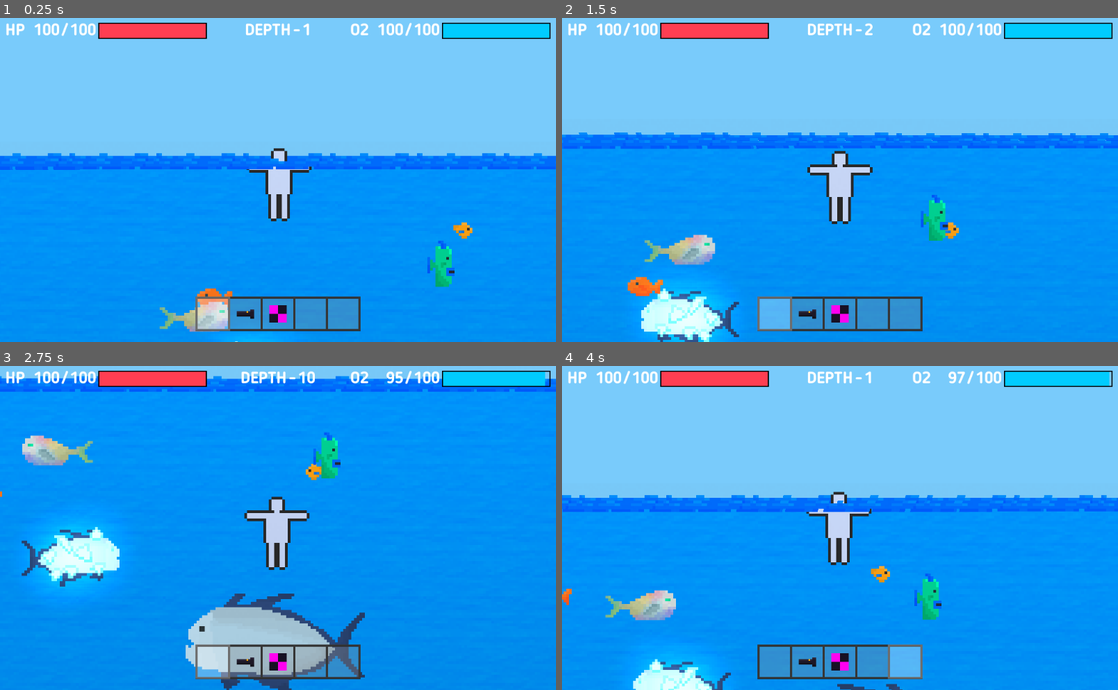
Above: before the commit, frames 1-4 (two rows, left to right).
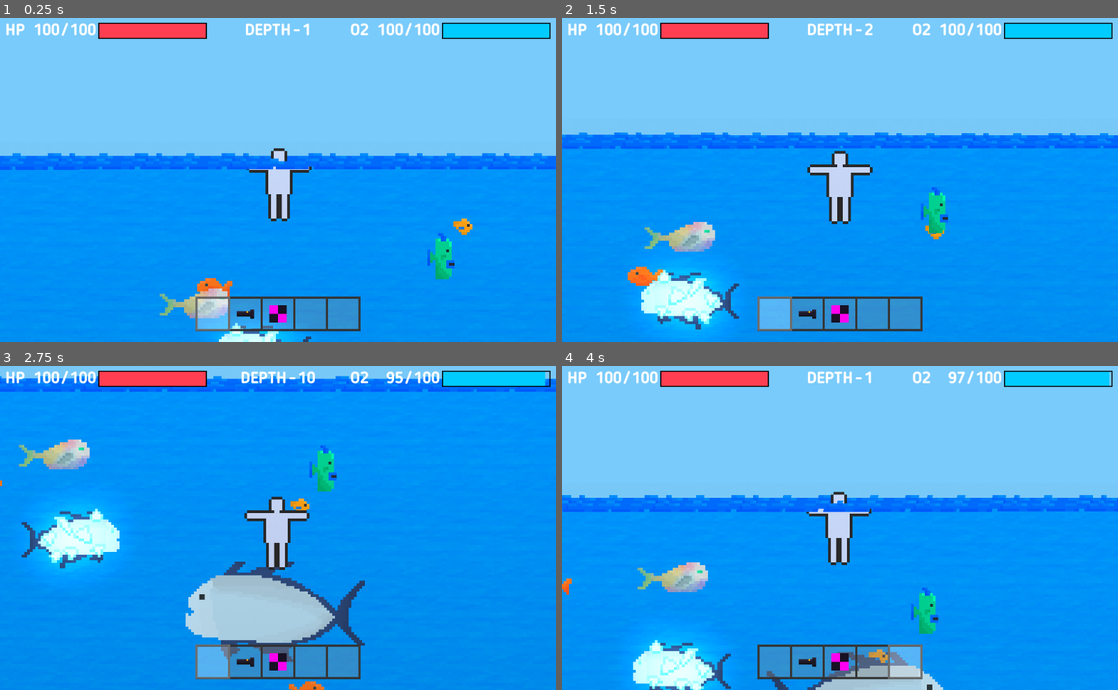
Above: after the commit, the same moments.

Repository: eliaperantoni/fisherman
Game: Godot game, scene res://scenes/main/Main.tscn
The game is run twice, just before and just after one commit, with the same random seed, the same clock (stepped at 60 frames per second) and the same inputs.
Inputs (mouse positions are in pixels of both pictures, inside the frame that each line leads up to):
- Up to frame 1 (0.25 s): no input
- Up to frame 2 (1.5 s): tap Enter at 0.5 s; move the mouse to (962, 163) at 0.52 s; hold Right (ui_right) 0.53-1.28 s; click (962, 163) at 0.6 s; move the mouse to (728, 196) at 1.27 s; hold Down (ui_down) from 1.28 s (still down); tap Shift at 1.35 s
- Up to frame 3 (2.75 s): move the mouse to (333, 456) at 2.02 s; release Down (ui_down) at 2.03 s; hold Right (ui_right) from 2.03 s (still down); tap 1 at 2.1 s
- Up to frame 4 (4 s): move the mouse to (812, 592) at 2.77 s; release Right (ui_right) at 2.78 s; hold Up (ui_up) 2.78-3.53 s; tap 5 at 2.85 s; move the mouse to (1006, 576) at 3.52 s; hold Left (ui_left) from 3.53 s (still down); click (1006, 576) at 3.6 s

The runs differ from the first frame. In frame 1, 2.4% of the frame differs, in the area x 28-85%, y 61-100%; in frame 2, 4.7%; in frame 3, 11%, in the area x 0-66%, y 20-100%; in frame 4, 5.9%.

Commit message:
Fixed fish spawn max depth and collisions with floor

Diff:
--- a/scenes/floor/tiles/FloorTile.tscn
+++ b/scenes/floor/tiles/FloorTile.tscn
@@ -9,6 +9,7 @@
 texture = ExtResource( 1 )
 
 [node name="RigidBody2D" type="RigidBody2D" parent="."]
+collision_mask = 3
 mode = 1
 physics_material_override = SubResource( 1 )
 
--- a/scenes/main/spawner.gd
+++ b/scenes/main/spawner.gd
@@ -19,5 +19,5 @@
 
 func _generate_random_coords() -> Vector2:
 	var x = rand_range(-600, 600)
-	var y = rand_range(10, 3000)
+	var y = rand_range(10, 2700)
 	return Vector2(x, y)
--- a/scenes/mobs/FishPassive.tscn
+++ b/scenes/mobs/FishPassive.tscn
@@ -9,6 +9,7 @@
 [node name="RigidBody" type="RigidBody2D"]
 collision_layer = 2
 collision_mask = 0
+mode = 2
 gravity_scale = 0.0
 script = ExtResource( 1 )
 
